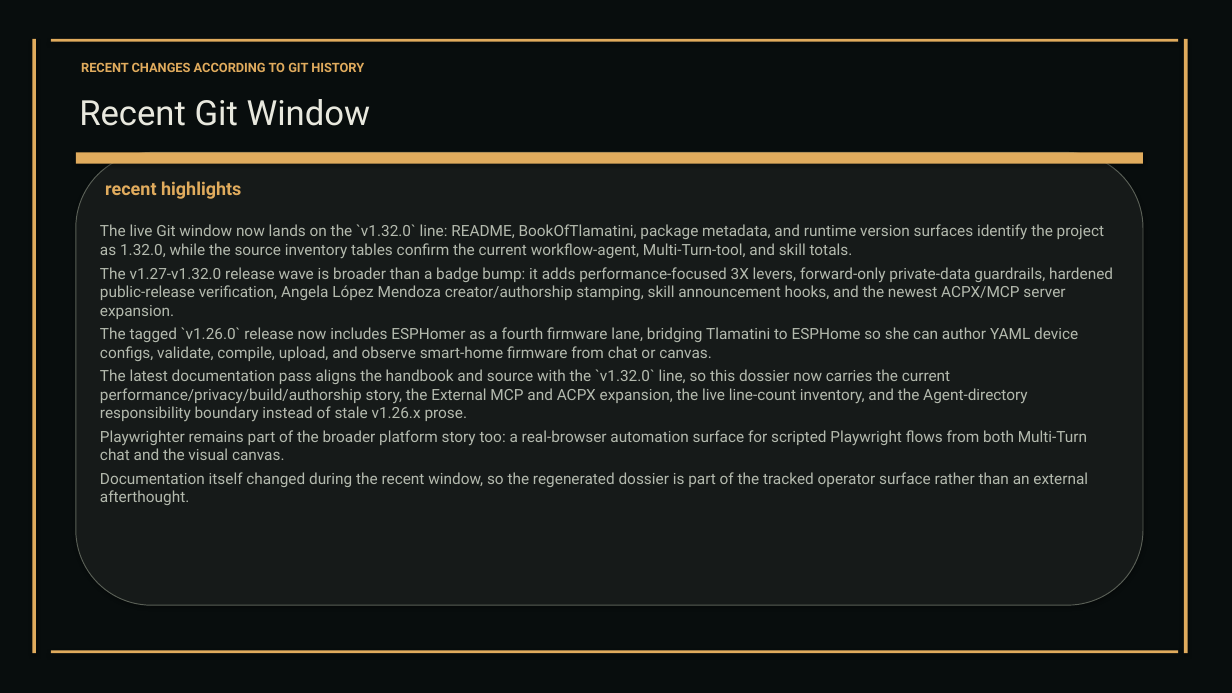
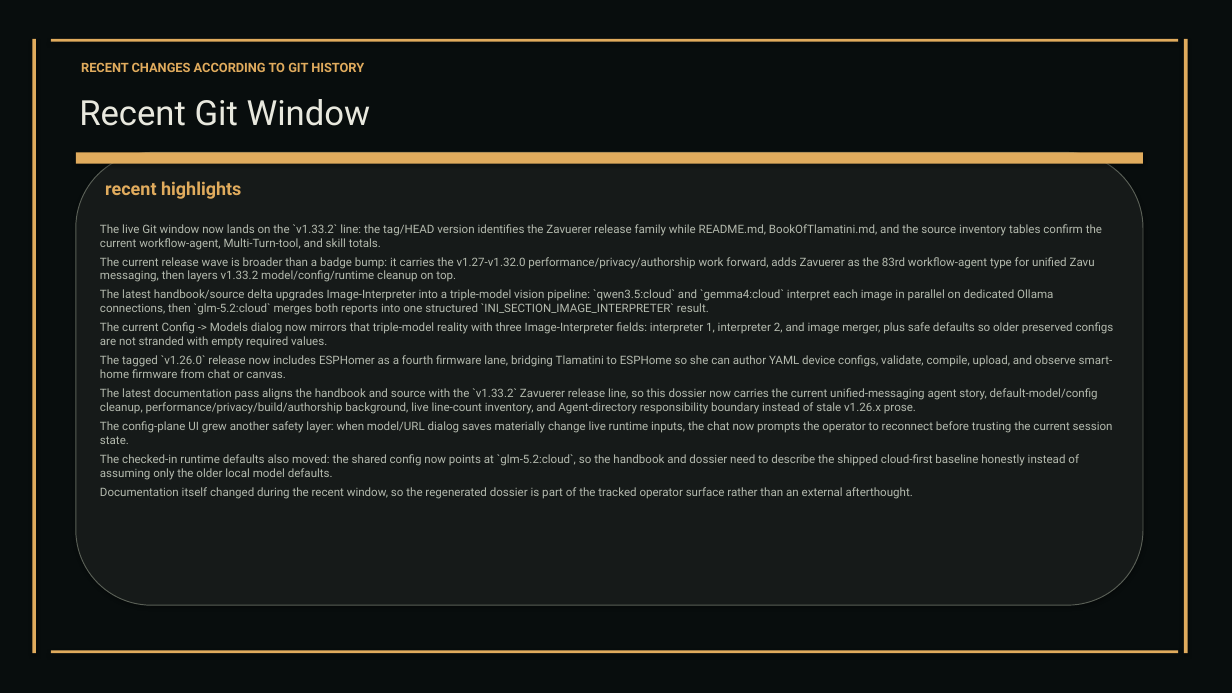
Before and after one commit to XAIHT/web-app, a slide deck: slide 75 of Tlamatini_eXtended_Artificial_Intelligence_Humanly_Tempered.pptx (slide 73 before the commit). Drawn at 1232x693 pixels with LibreOffice and Linux fonts; fonts in the diff are those of the drawing. Boxes give left, top, right and bottom in pixels: in the first picture for what was removed or moved away, otherwise in the second. Text is boxed around its words. In the diff, an @@ line names an element or a change of style, - is before the commit and + after.

Commit message:
Update of Image-Interpreter agent by angelahack1

```diff
--- a/Tlamatini_eXtended_Artificial_Intelligence_Humanly_Tempered.pptx
+++ b/Tlamatini_eXtended_Artificial_Intelligence_Humanly_Tempered.pptx
@@ text at [100,224,1114,348]: text changed; size 12 to 9 pt @@
-The live Git window now lands on the `v1.32.0` line: README, BookOfTlamatini, package metadata, and runtime version surfaces identify the project as 1.32.0, while the source inventory tables confirm the current workflow-agent, Multi-Turn-tool, and skill totals.
-The v1.27-v1.32.0 release wave is broader than a badge bump: it adds performance-focused 3X levers, forward-only private-data guardrails, hardened public-release verification, Angela López Mendoza creator/authorship stamping, skill announcement hooks, and the newest ACPX/MCP server expansion.
+The live Git window now lands on the `v1.33.2` line: the tag/HEAD version identifies the Zavuerer release family while README.md, BookOfTlamatini.md, and the source inventory tables confirm the current workflow-agent, Multi-Turn-tool, and skill totals.
+The current release wave is broader than a badge bump: it carries the v1.27-v1.32.0 performance/privacy/authorship work forward, adds Zavuerer as the 83rd workflow-agent type for unified Zavu messaging, then layers v1.33.2 model/config/runtime cleanup on top.
+The latest handbook/source delta upgrades Image-Interpreter into a triple-model vision pipeline: `qwen3.5:cloud` and `gemma4:cloud` interpret each image in parallel on dedicated Ollama connections, then `glm-5.2:cloud` merges both reports into one structured `INI_SECTION_IMAGE_INTERPRETER` result.
+The current Config -> Models dialog now mirrors that triple-model reality with three Image-Interpreter fields: interpreter 1, interpreter 2, and image merger, plus safe defaults so older preserved configs are not stranded with empty required values.
@@ text at [100,355,1113,499]: size 12 to 9 pt in "The tagged `v1.26.0` release now includes ESPHomer ...", "Documentation itself changed during the recent window, ..." @@
@@ text at [100,388,1113,480]: text changed; size 12 to 9 pt @@
-The latest documentation pass aligns the handbook and source with the `v1.32.0` line, so this dossier now carries the current performance/privacy/build/authorship story, the External MCP and ACPX expansion, the live line-count inventory, and the Agent-directory responsibility boundary instead of stale v1.26.x prose.
-Playwrighter remains part of the broader platform story too: a real-browser automation surface for scripted Playwright flows from both Multi-Turn chat and the visual canvas.
+The latest documentation pass aligns the handbook and source with the `v1.33.2` Zavuerer release line, so this dossier now carries the current unified-messaging agent story, default-model/config cleanup, performance/privacy/build/authorship background, live line-count inventory, and Agent-directory responsibility boundary instead of stale v1.26.x prose.
+The config-plane UI grew another safety layer: when model/URL dialog saves materially change live runtime inputs, the chat now prompts the operator to reconnect before trusting the current session state.
+The checked-in runtime defaults also moved: the shared config now points at `glm-5.2:cloud`, so the handbook and dossier need to describe the shipped cloud-first baseline honestly instead of assuming only the older local model defaults.
```
Also in this commit, not shown: 53 other slides changed, 3 slides added, 5 slides removed, 11 other files.
